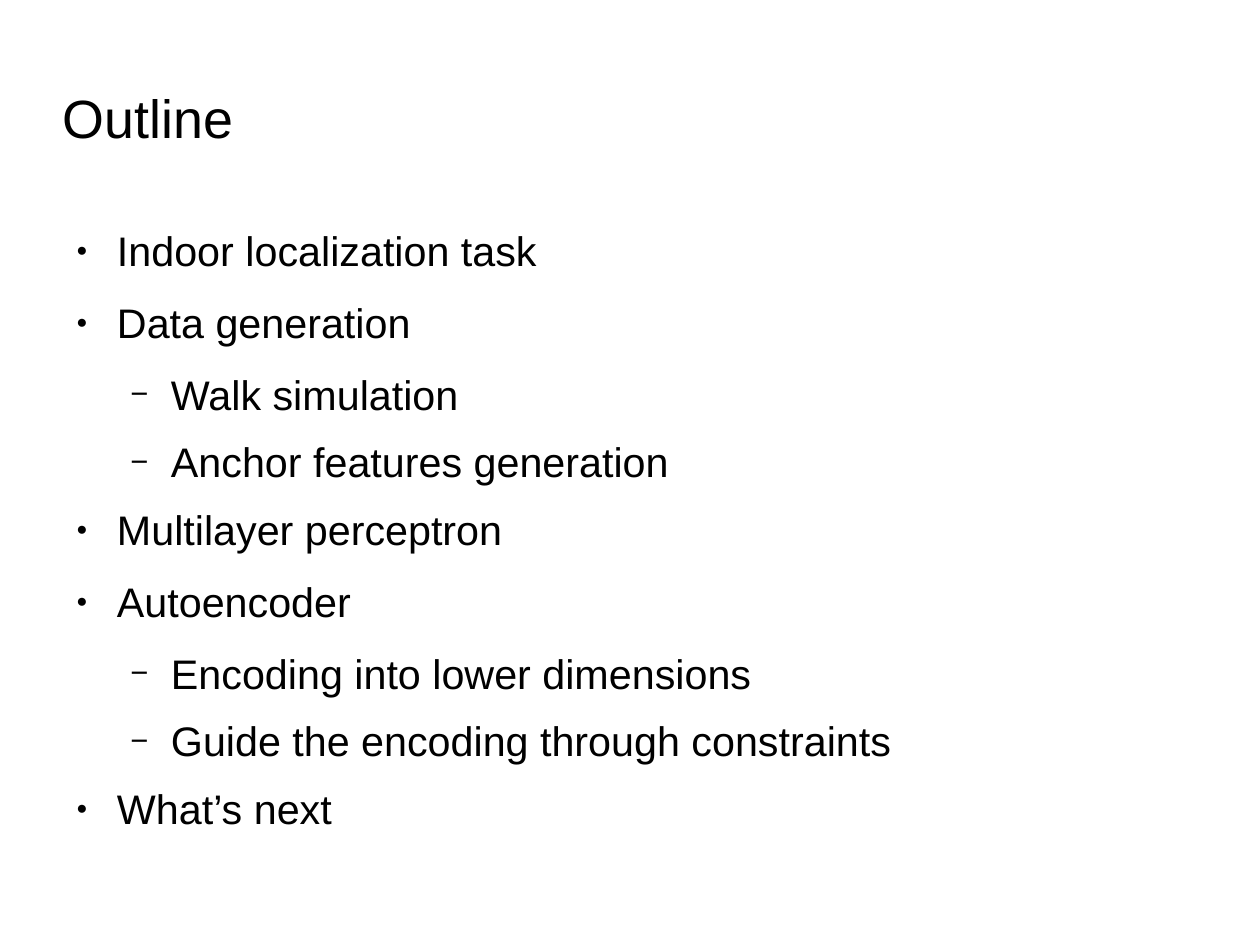
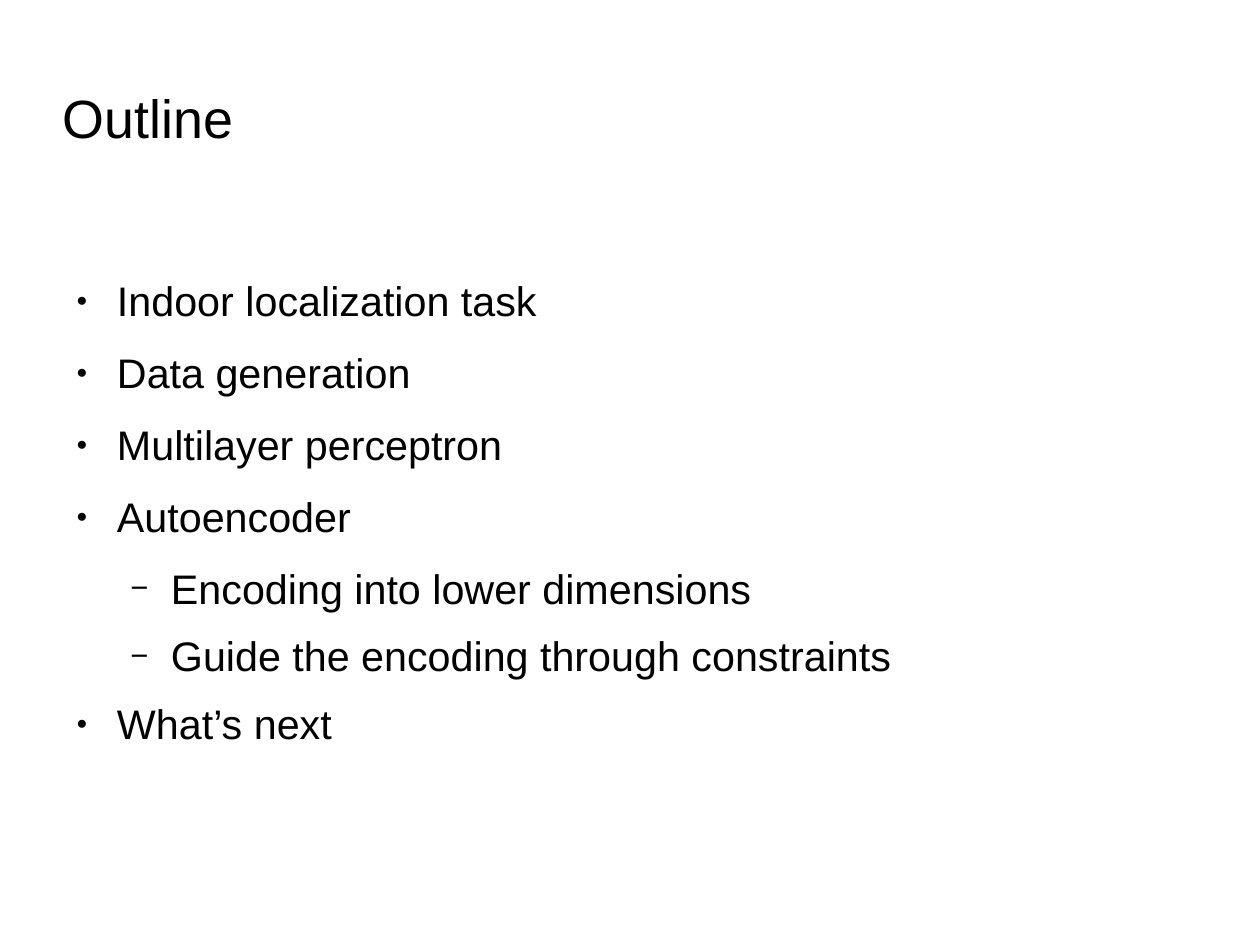
Before and after one commit to Painguin/Learning-based-multi-modal-indoor-localization, a slide deck: slide 2 of midterm_presentation.odp. Drawn at 1260x945 pixels with LibreOffice and Linux fonts; fonts in the diff are those of the drawing; background and template pictures are left out. Boxes give left, top, right and bottom in pixels: in the first picture for what was removed or moved away, otherwise in the second. Text is boxed around its words. In the diff, an @@ line names an element or a change of style, - is before the commit and + after.

```diff
--- a/midterm_presentation.odp
+++ b/midterm_presentation.odp
@@ text "Indoor localization task": place and size @@
-text "Indoor localization task" at box(117, 236, 891, 825)
+text "Indoor localization task" at box(117, 286, 891, 740)
@@ text at box(171, 380, 669, 485): paragraphs removed @@
-  − Walk simulation
-  − Anchor features generation
```
Also in this commit, not shown: 4 other slides changed, 7 slides added, 8 slides removed, 28 other files.
